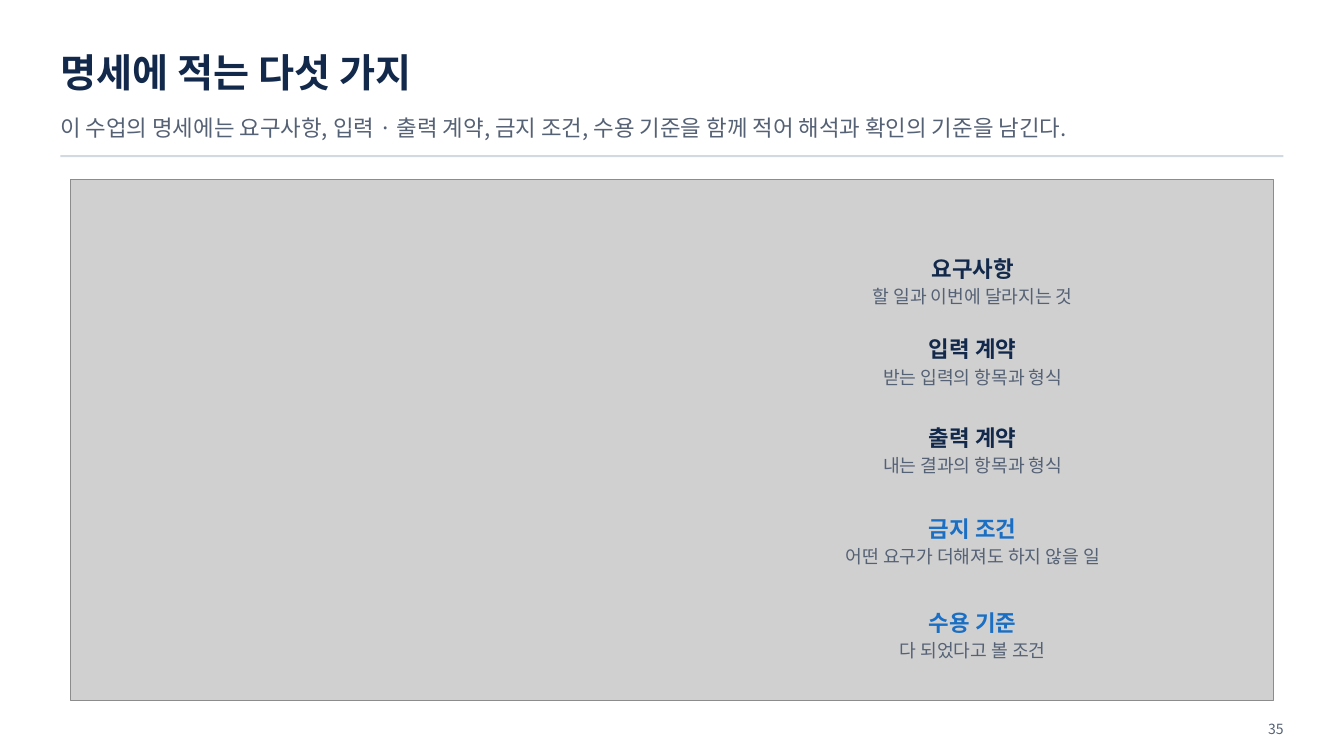
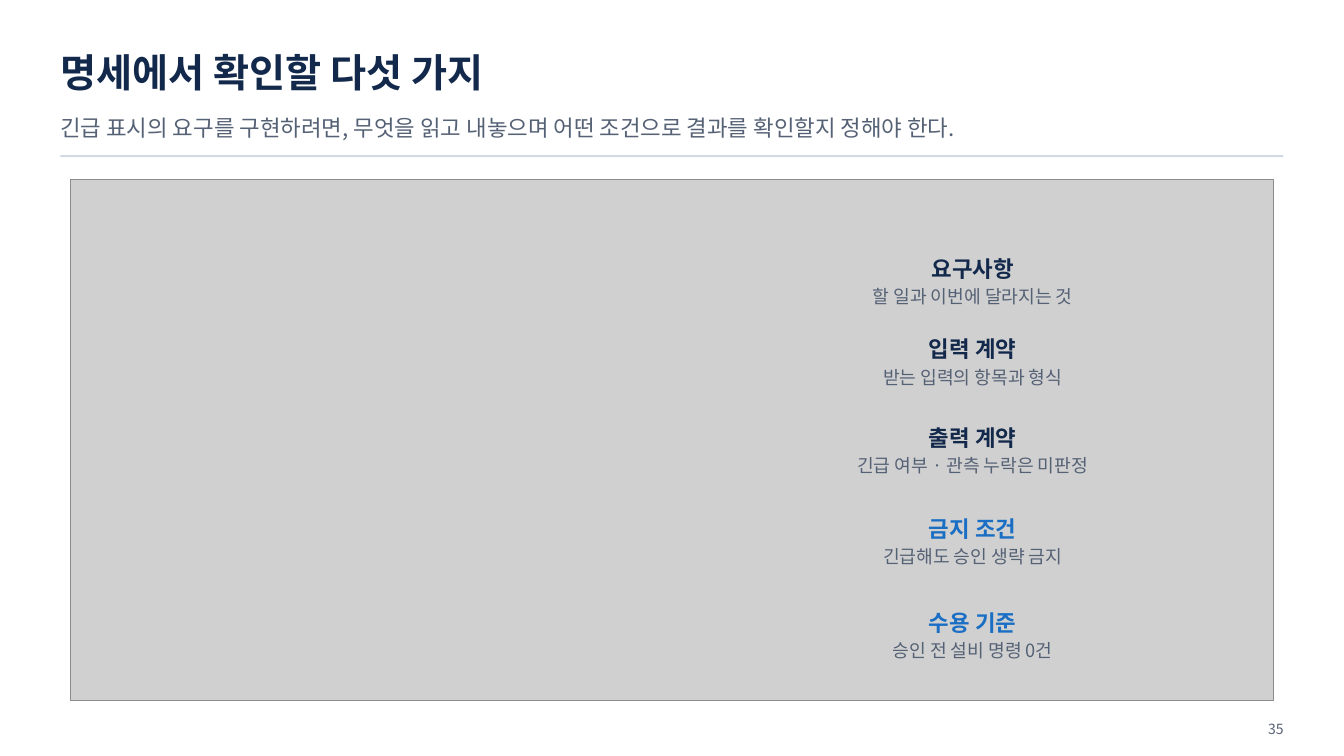
Before and after one commit to uengine-oss/hyd-iot-edu, a slide deck: slide 35 of workspace/강의제작/산출물/통합반/이론/07회차/통합반_07일차.pptx. Drawn at 1344x756 pixels with LibreOffice and Linux fonts; fonts in the diff are those of the drawing; grey boxes stand for pictures. Boxes give left, top, right and bottom in pixels: in the first picture for what was removed or moved away, otherwise in the second. Text is boxed around its words. In the diff, an @@ line names an element or a change of style, - is before the commit and + after.

Commit message:
통합반 7회차 32~35장 명세의 구체적 판단과 낭독·강조를 확정

```diff
--- a/workspace/강의제작/산출물/통합반/이론/07회차/통합반_07일차.pptx
+++ b/workspace/강의제작/산출물/통합반/이론/07회차/통합반_07일차.pptx
@@ text at box(60, 54, 483, 91): text changed @@
-명세에 적는 다섯 가지
+명세에서 확인할 다섯 가지
@@ text at box(60, 117, 955, 140): text changed @@
-이 수업의 명세에는 요구사항, 입력 · 출력 계약, 금지 조건, 수용 기준을 함께 적어 해석과 확인의 기준을 남긴다.
+긴급 표시의 요구를 구현하려면, 무엇을 읽고 내놓으며 어떤 조건으로 결과를 확인할지 정해야 한다.
@@ text at box(857, 457, 1088, 474): text changed @@
-내는 결과의 항목과 형식
+긴급 여부 · 관측 누락은 미판정
@@ text at box(883, 548, 1062, 565): text changed @@
-어떤 요구가 더해져도 하지 않을 일
+긴급해도 승인 생략 금지
@@ text at box(893, 642, 1053, 659): text changed @@
-다 되었다고 볼 조건
+승인 전 설비 명령 0건
```
Also in this commit, not shown: 2 other slides changed, 22 other files.
